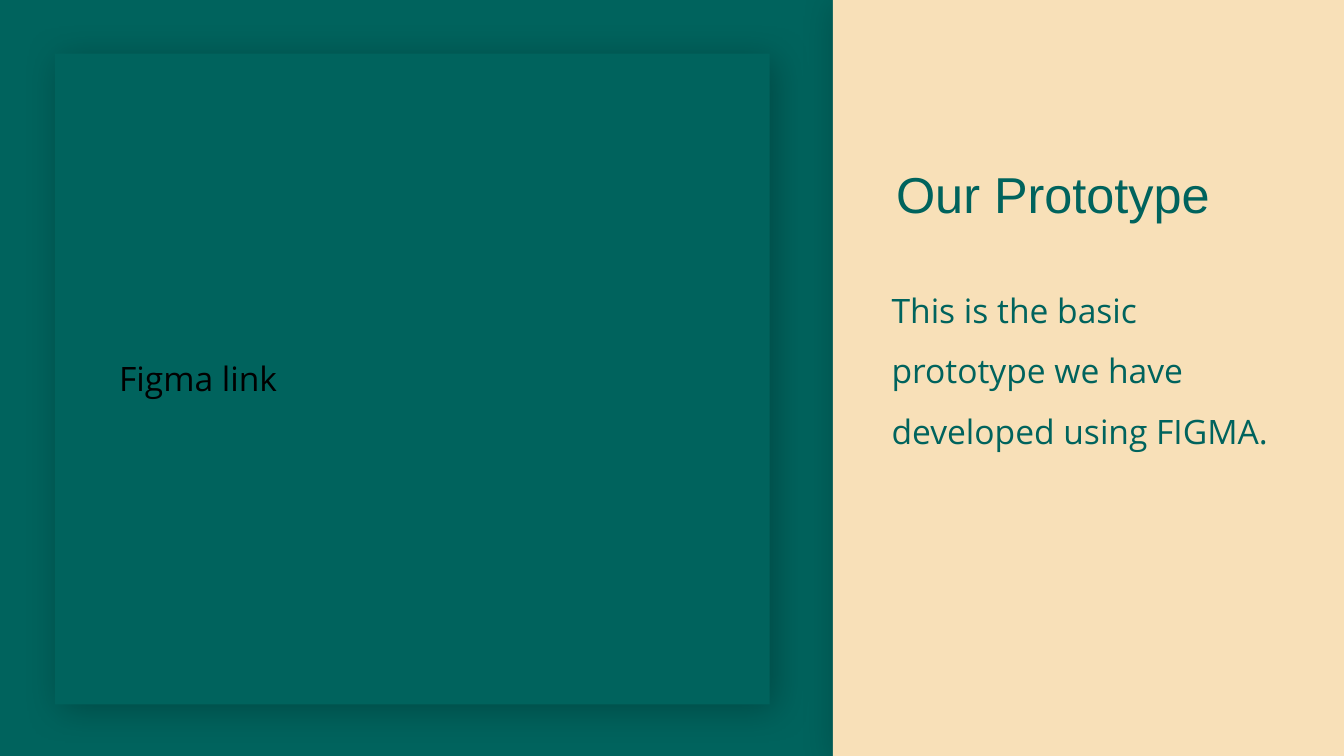
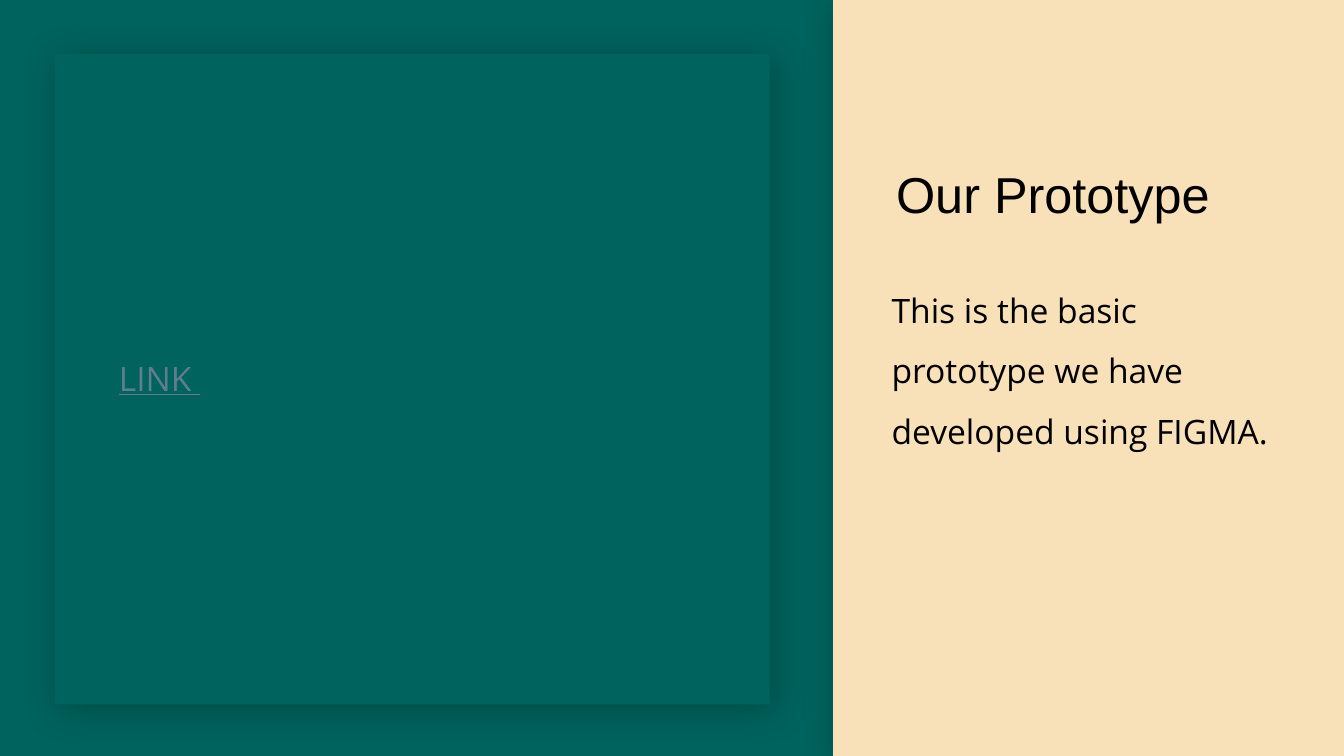
Before and after one commit to CamH04/Enterprise-Project-Group-9, a slide deck: slide 13 of A3 - Evidence of interaction with clients/meeting 2/MY Software Presentation.pptx. Drawn at 1344x756 pixels with LibreOffice and Linux fonts; fonts in the diff are those of the drawing; background and template pictures are left out. Boxes give left, top, right and bottom in pixels: in the first picture for what was removed or moved away, otherwise in the second. Text is boxed around its words. In the diff, an @@ line names an element or a change of style, - is before the commit and + after.

```diff
--- a/A3 - Evidence of interaction with clients/meeting 2/MY Software Presentation.pptx
+++ b/A3 - Evidence of interaction with clients/meeting 2/MY Software Presentation.pptx
@@ title "Our Prototype" at [896, 177, 1210, 223]: text colour #00635D to #000000 @@
@@ text "This is the basic prototype ..." at [892, 297, 1268, 452]: text colour #00635D to #000000 @@
@@ text at [119, 367, 192, 395]: text changed; text colour #000000 to #607D8B @@
-Figma link
+LINK
```
Also in this commit, not shown: 7 other slides changed, 1 slide removed, 17 other files.
